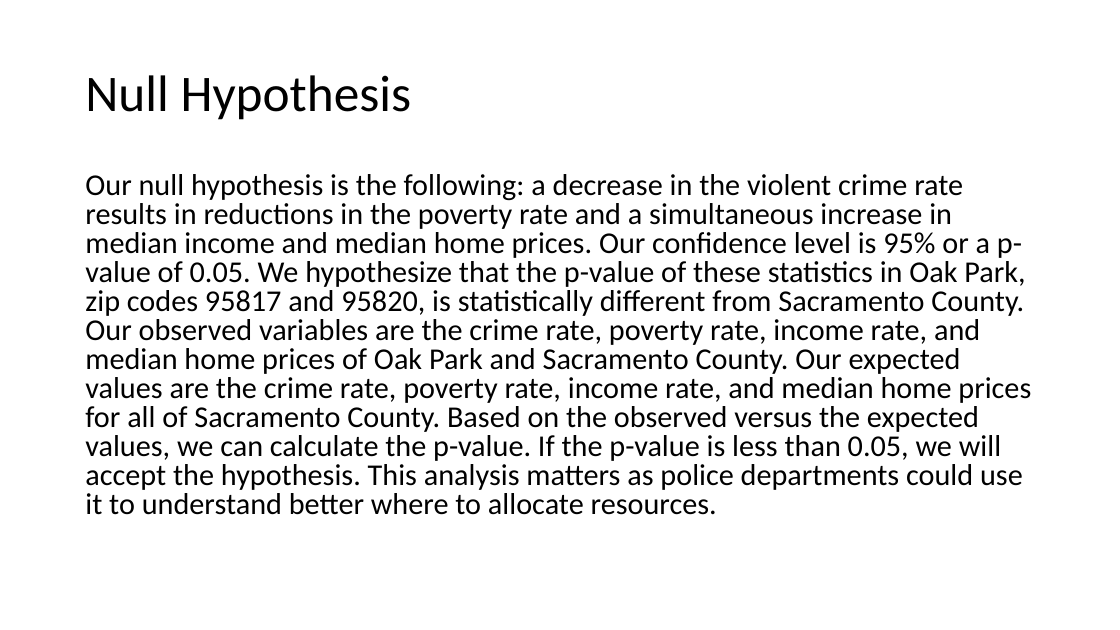
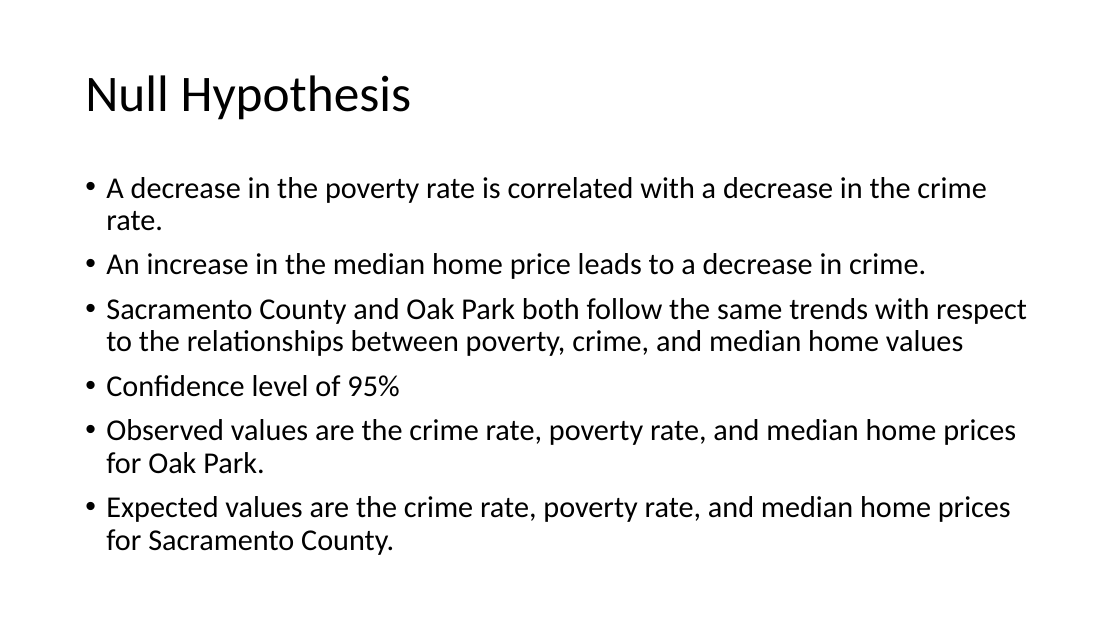
Before and after one commit to sean-galloway/Crime_and_Poverty, a slide deck: slide 4 of Project_1_Presentation.pptx (slide 2 before the commit). Drawn at 1120x630 pixels with LibreOffice and Linux fonts; fonts in the diff are those of the drawing. Boxes give left, top, right and bottom in pixels: in the first picture for what was removed or moved away, otherwise in the second. Text is boxed around its words. In the diff, an @@ line names an element or a change of style, - is before the commit and + after.

```diff
--- a/Project_1_Presentation.pptx
+++ b/Project_1_Presentation.pptx
@@ text at [106,177,1027,555]: text changed @@
-Our null hypothesis is the following: a decrease in the violent crime rate results in reductions in the poverty rate and a simultaneous increase in median income and median home prices. Our confidence level is 95% or a p-value of 0.05. We hypothesize that the p-value of these statistics in Oak Park, zip codes 95817 and 95820, is statistically different from Sacramento County. Our observed variables are the crime rate, poverty rate, income rate, and median home prices of Oak Park and Sacramento County. Our expected values are the crime rate, poverty rate, income rate, and median home prices for all of Sacramento County. Based on the observed versus the expected values, we can calculate the p-value. If the p-value is less than 0.05, we will accept the hypothesis. This analysis matters as police departments could use it to understand better where to allocate resources.
+• A decrease in the poverty rate is correlated with a decrease in the crime rate.
+• An increase in the median home price leads to a decrease in crime.
+• Sacramento County and Oak Park both follow the same trends with respect to the relationships between poverty, crime, and median home values
+• Confidence level of 95%
+• Observed values are the crime rate, poverty rate, and median home prices for Oak Park.
+• Expected values are the crime rate, poverty rate, and median home prices for Sacramento County.
```
Also in this commit, not shown: 2 other slides changed, 3 slides added.
